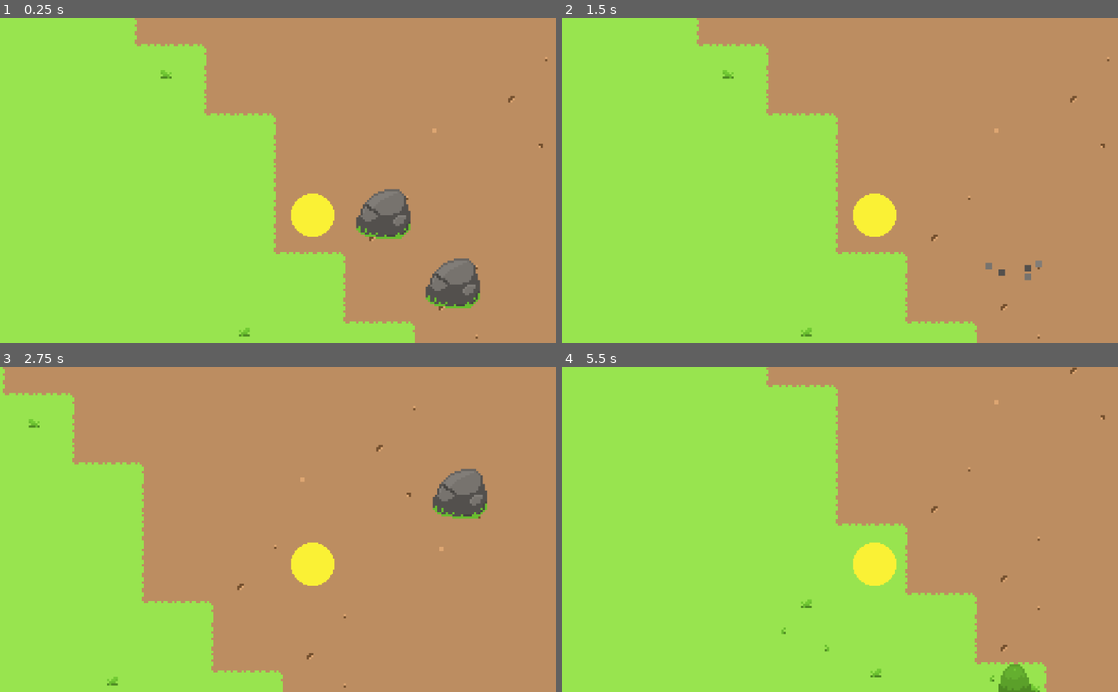
Above: before the commit, frames 1-4 (two rows, left to right).
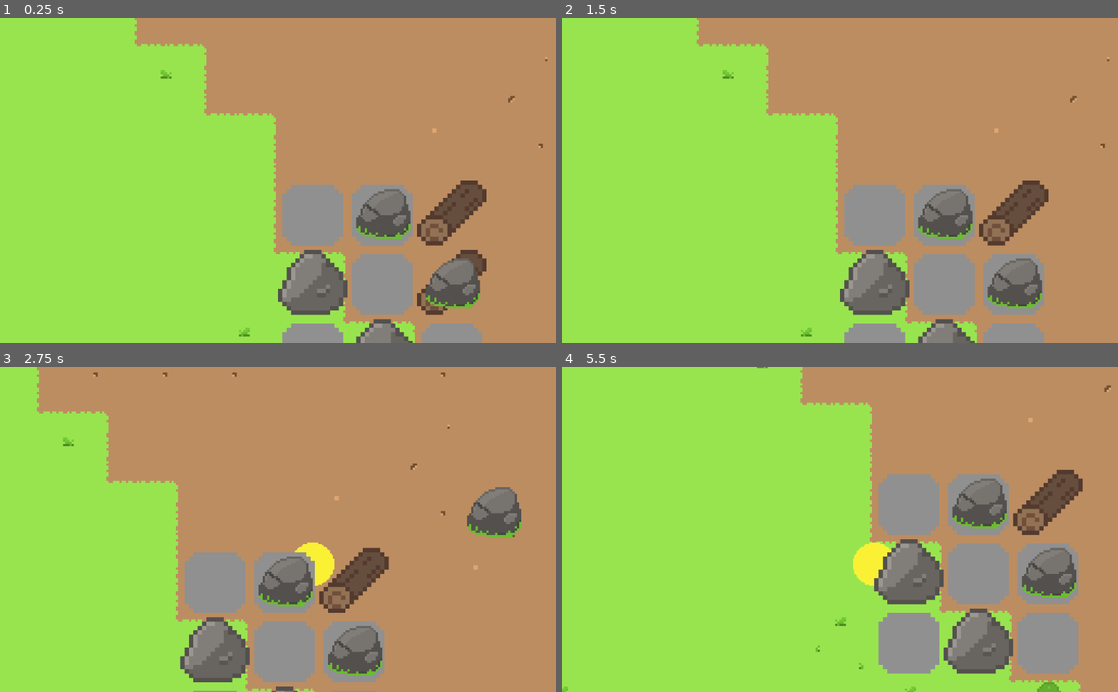
Above: after the commit, the same moments.

Repository: SkyMudder/Game
Game: Godot game, scene res://Main.tscn
Two runs of this game, one before a commit and one after it. Both use one fixed random seed, a clock stepped at 60 frames per second and the inputs below.
Inputs (mouse positions are in pixels of both pictures, inside the frame that each line leads up to):
- Up to frame 1 (0.25 s): no input
- Up to frame 2 (1.5 s): tap Enter at 0.5 s; drag from (945, 216) to (573, 24) at 0.52 s; tap Space at 1.25 s; drag from (1012, 284) to (578, 34) at 1.27 s
- Up to frame 3 (2.75 s): move the mouse to (333, 458) at 2.02 s; hold Right (ui_right) from 2.03 s (still down); click (333, 458) at 2.17 s
- Up to frame 4 (5.5 s): release Right (ui_right) at 2.75 s; drag from (1017, 493) to (673, 480) at 2.77 s; tap Enter at 3.5 s; move the mouse to (1006, 578) at 3.52 s; hold Left (ui_left) 3.53-4.25 s; click (1006, 578) at 3.67 s; drag from (673, 480) to (1017, 584) at 4.27 s; tap Space at 5 s; move the mouse to (867, 529) at 5.02 s; hold Down (ui_down) from 5.03 s (still down); click (867, 529) at 5.17 s

The runs differ from the first frame. In frame 1, 9.9% of the frame differs, in the area x 50-88%, y 50-100%; in frame 2, 13%; in frame 3, 19%; in frame 4, 21%, in the area x 0-99%, y 0-100%.

Commit message:
Added Inventory System for Item management. Inventory is not yet instanced and Resources from World do not get added either.

Diff:
--- a/Autoload/WorldVariables.gd
+++ b/Autoload/WorldVariables.gd
@@ -6,7 +6,7 @@
 const __chunkSizePixels : int = __tileSizePixels * __chunkSizeTiles	# Chunk Size in Enigne Units
 
 var __root : Vector2 = Vector2.ZERO	# Where the first Chunk gets generated
-var __renderDistance : int = 2	# Render distance in Chunks (Must be higher than 1)
+var __renderDistance : int = 5	# Render distance in Chunks (Must be higher than 1)
 var __generatedChunks = []	# Array that stores all generated Chunks
 var __nextToGenerate = []	# Array that stores all the Chunks that are up next
 							# to generate (Neighbours of generated Chunks)
--- a/Inventory/Inventory.gd
+++ b/Inventory/Inventory.gd
@@ -1,19 +1,24 @@
-extends Node
+extends Resource
+class_name Inventory
 
-onready var InventorySlot = load("res://Inventory/InventorySlot.gd")
+signal items_changed(indexes)
 
-var inventorySlots = []
+export(Array, Resource) var items = [null, null, null, null, null, null, null, null, null]
 
-"""Adds new Resources to the Inventory"""
-func add(resourceType, resourceAmount):
-	for x in inventorySlots:	# Make a new Slot if Resource is not already in the Inventory
-		if resourceType == x.getResourceType():
-			x.setResourceAmount(resourceAmount)
-			return
-	var inventorySlot = InventorySlot.new(resourceType, resourceAmount)
-	inventorySlots.push_back(inventorySlot)
+func set(item, itemIndex):
+	var previousItem = items[itemIndex]
+	items[itemIndex] = item
+	emit_signal("items_changed", [itemIndex])
+	return previousItem
 
 func swap(itemIndex, targetItemIndex):
-	var tmp = inventorySlots[targetItemIndex]
-	inventorySlots[targetItemIndex] = inventorySlots[itemIndex]
-	inventorySlots[itemIndex] = tmp
+	var tmp = items[targetItemIndex]
+	items[targetItemIndex] = items[itemIndex]
+	items[itemIndex] = tmp
+	emit_signal("items_changed", [itemIndex, targetItemIndex])
+
+func remove(itemIndex):
+	var previousItem = items[itemIndex]
+	items[itemIndex] = null
+	emit_signal("items_changed", [itemIndex])
+	return previousItem
--- /dev/null
+++ b/Inventory/Inventory.tres
@@ -0,0 +1,9 @@
+[gd_resource type="Resource" load_steps=4 format=2]
+
+[ext_resource path="res://Items/Stone.tres" type="Resource" id=1]
+[ext_resource path="res://Items/Wood.tres" type="Resource" id=2]
+[ext_resource path="res://Inventory/Inventory.gd" type="Script" id=3]
+
+[resource]
+script = ExtResource( 3 )
+items = [ null, null, ExtResource( 2 ), ExtResource( 1 ), null, ExtResource( 2 ), null, ExtResource( 1 ), null ]
--- /dev/null
+++ b/Inventory/InventoryContainer.tscn
@@ -0,0 +1,26 @@
+[gd_scene load_steps=2 format=2]
+
+[ext_resource path="res://Inventory/InventoryDisplay.tscn" type="PackedScene" id=1]
+
+[node name="InventoryContainer" type="ColorRect"]
+anchor_right = 1.0
+anchor_bottom = 1.0
+color = Color( 1, 1, 1, 0 )
+__meta__ = {
+"_edit_use_anchors_": false
+}
+
+[node name="CenterContainer" type="CenterContainer" parent="."]
+anchor_right = 1.0
+anchor_bottom = 1.0
+__meta__ = {
+"_edit_use_anchors_": false
+}
+
+[node name="InventoryDisplay" parent="CenterContainer" instance=ExtResource( 1 )]
+anchor_right = 0.0
+anchor_bottom = 0.0
+margin_left = 464.0
+margin_top = 252.0
+margin_right = 560.0
+margin_bottom = 348.0
--- /dev/null
+++ b/Inventory/InventoryDisplay.gd
@@ -0,0 +1,24 @@
+extends GridContainer
+
+
+var inventory = preload("res://Inventory/Inventory.tres")
+
+func _ready():
+	inventory.connect("items_changed", self, "_on_items_changed")
+	updateInventoryDisplay()
+
+"""Goes through the whole Inventory and updates the Slots"""
+func updateInventoryDisplay():
+	for itemIndex in inventory.items.size():
+		updateInventorySlotDisplay(itemIndex)
+
+"""Updayes an Inventory Slot at a given Index"""
+func updateInventorySlotDisplay(itemIndex):
+	var inventorySlotDisplay = get_child(itemIndex)
+	var item = inventory.items[itemIndex]
+	inventorySlotDisplay.displayItem(item)
+
+"""When Item changes, update the Inventory Slot Display"""
+func _on_items_changed(indexes):
+	for itemIndex in indexes:
+		updateInventorySlotDisplay(itemIndex)
--- /dev/null
+++ b/Inventory/InventoryDisplay.tscn
@@ -0,0 +1,81 @@
+[gd_scene load_steps=3 format=2]
+
+[ext_resource path="res://Inventory/InventorySlotDisplay.tscn" type="PackedScene" id=1]
+[ext_resource path="res://Inventory/InventoryDisplay.gd" type="Script" id=2]
+
+[node name="InventoryDisplay" type="GridContainer"]
+anchor_right = 1.0
+anchor_bottom = 1.0
+custom_constants/vseparation = 0
+custom_constants/hseparation = 0
+columns = 3
+script = ExtResource( 2 )
+__meta__ = {
+"_edit_use_anchors_": false
+}
+
+[node name="InventorySlotDisplay" parent="." instance=ExtResource( 1 )]
+anchor_right = 0.0
+anchor_bottom = 0.0
+margin_right = 341.0
+margin_bottom = 200.0
+
+[node name="InventorySlotDisplay2" parent="." instance=ExtResource( 1 )]
+anchor_right = 0.0
+anchor_bottom = 0.0
+margin_left = 341.0
+margin_right = 682.0
+margin_bottom = 200.0
+
+[node name="InventorySlotDisplay3" parent="." instance=ExtResource( 1 )]
+anchor_right = 0.0
+anchor_bottom = 0.0
+margin_left = 682.0
+margin_right = 1023.0
+margin_bottom = 200.0
+
+[node name="InventorySlotDisplay4" parent="." instance=ExtResource( 1 )]
+anchor_right = 0.0
+anchor_bottom = 0.0
+margin_top = 200.0
+margin_right = 341.0
+margin_bottom = 400.0
+
+[node name="InventorySlotDisplay5" parent="." instance=ExtResource( 1 )]
+anchor_right = 0.0
+anchor_bottom = 0.0
+margin_left = 341.0
+margin_top = 200.0
+margin_right = 682.0
+margin_bottom = 400.0
+
+[node name="InventorySlotDisplay6" parent="." instance=ExtResource( 1 )]
+anchor_right = 0.0
+anchor_bottom = 0.0
+margin_left = 682.0
+margin_top = 200.0
+margin_right = 1023.0
+margin_bottom = 400.0
+
+[node name="InventorySlotDisplay7" parent="." instance=ExtResource( 1 )]
+anchor_right = 0.0
+anchor_bottom = 0.0
+margin_top = 400.0
+margin_right = 341.0
+margin_bottom = 600.0
+
+[node name="InventorySlotDisplay8" parent="." instance=ExtResource( 1 )]
+anchor_right = 0.0
+anchor_bottom = 0.0
+margin_left = 341.0
+margin_top = 400.0
+margin_right = 682.0
+margin_bottom = 600.0
+
+[node name="InventorySlotDisplay9" parent="." instance=ExtResource( 1 )]
+anchor_right = 0.0
+anchor_bottom = 0.0
+margin_left = 682.0
+margin_top = 400.0
+margin_right = 1023.0
+margin_bottom = 600.0
--- a/Inventory/InventorySlot.gd
+++ /dev/null
@@ -1,25 +0,0 @@
-class_name InventorySlot
-
-
-var __resourceType : int
-var __resourceAmount : int
-
-func _init(resourceType, resourceAmount):
-	self.__resourceType = resourceType
-	self.__resourceAmount = resourceAmount
-
-"""Getters"""
-
-func getResourceType():
-	return __resourceType
-
-func getResourceAmount():
-	return __resourceAmount
-
-"""Setters"""
-
-func setResourceType(type):
-	__resourceType = type
-
-func setResourceAmount(amount):
-	__resourceAmount += amount
--- /dev/null
+++ b/Inventory/InventorySlotDisplay.gd
@@ -0,0 +1,35 @@
+extends CenterContainer
+
+var inventory = preload("res://Inventory/Inventory.tres")
+
+onready var textureRect = get_node("TextureRect")
+onready var emptySlotTexture = preload("res://Items/EmptyInventorySlot.png")
+
+"""Shows a given Item on the UI"""
+func displayItem(item):
+	if item is Item:
+		textureRect.texture = item.texture
+	else:
+		textureRect.texture = emptySlotTexture
+
+func get_drag_data(_position):
+	var itemIndex = get_index()
+	var item = inventory.remove(itemIndex)
+	if item is Item:
+		var data = {}
+		data.item = item
+		data.itemIndex = itemIndex
+		var dragPreview = TextureRect.new()
+		dragPreview.texture = item.texture
+		set_drag_preview(dragPreview)
+		return data
+
+func can_drop_data(_position, data):
+	return data is Dictionary and data.has("item")
+
+func drop_data(_position, data):
+	var itemIndex = get_index()
+	var item = inventory.items[itemIndex]
+	inventory.swap(itemIndex, data.itemIndex)
+	print(itemIndex)
+	inventory.set(data.item, itemIndex)
--- /dev/null
+++ b/Inventory/InventorySlotDisplay.tscn
@@ -0,0 +1,23 @@
+[gd_scene load_steps=3 format=2]
+
+[ext_resource path="res://Items/Wood.png" type="Texture" id=1]
+[ext_resource path="res://Inventory/InventorySlotDisplay.gd" type="Script" id=2]
+
+[node name="InventorySlotDisplay" type="CenterContainer"]
+anchor_right = 1.0
+anchor_bottom = 1.0
+size_flags_horizontal = 3
+size_flags_vertical = 3
+script = ExtResource( 2 )
+__meta__ = {
+"_edit_use_anchors_": false
+}
+
+[node name="TextureRect" type="TextureRect" parent="."]
+margin_left = 496.0
+margin_top = 284.0
+margin_right = 528.0
+margin_bottom = 316.0
+rect_min_size = Vector2( 32, 32 )
+texture = ExtResource( 1 )
+stretch_mode = 6
--- /dev/null
+++ b/Items/Item.gd
@@ -0,0 +1,9 @@
+extends Resource
+class_name Item
+
+export(String) var name
+export(Texture) var texture
+export(int) var amount
+
+func setItemAmount(amount):
+	self.amount += amount
--- /dev/null
+++ b/Items/Stone.tres
@@ -0,0 +1,10 @@
+[gd_resource type="Resource" load_steps=3 format=2]
+
+[ext_resource path="res://Items/Item.gd" type="Script" id=1]
+[ext_resource path="res://Items/Stone.png" type="Texture" id=2]
+
+[resource]
+script = ExtResource( 1 )
+name = "Stone"
+texture = ExtResource( 2 )
+amount = 0
--- /dev/null
+++ b/Items/Wood.tres
@@ -0,0 +1,10 @@
+[gd_resource type="Resource" load_steps=3 format=2]
+
+[ext_resource path="res://Items/Item.gd" type="Script" id=1]
+[ext_resource path="res://Items/Wood.png" type="Texture" id=2]
+
+[resource]
+script = ExtResource( 1 )
+name = "Wood"
+texture = ExtResource( 2 )
+amount = 0
--- a/Main.tscn
+++ b/Main.tscn
@@ -9,6 +9,7 @@
 [ext_resource path="res://TilesetResources/Dirt.png" type="Texture" id=7]
 [ext_resource path="res://TilesetResources/GrassTop.png" type="Texture" id=8]
 [ext_resource path="res://Mouse/MousePointer.tscn" type="PackedScene" id=9]
+[ext_resource path="res://Inventory/InventoryContainer.tscn" type="PackedScene" id=10]
 
 [sub_resource type="TileSet" id=1]
 0/name = "Dirt.png 0"
@@ -281,4 +282,6 @@
 [node name="MousePointer" parent="." instance=ExtResource( 9 )]
 position = Vector2( 16, 16 )
 
+[node name="InventoryContainer" parent="." instance=ExtResource( 10 )]
+
 [connection signal="on_player_moved" from="KinematicBody2D" to="." method="_on_KinematicBody2D_on_player_moved"]
--- a/Scenes/Rock.gd
+++ b/Scenes/Rock.gd
@@ -15,6 +15,6 @@
 		world.add_child(rockBreakingEffect)
 		rockBreakingEffect.global_position = global_position
 		queue_free()
-		if exists == 1:
-			Inventory.add(resourceType, amount)
+		#if exists == 1:
+			#Inventory.add(resourceType, amount)
 		exists = 0
--- a/Scenes/Tree.gd
+++ b/Scenes/Tree.gd
@@ -15,6 +15,6 @@
 		world.add_child(treeBreakingEffect)
 		treeBreakingEffect.global_position = global_position
 		queue_free()
-		if exists == 1:
-			Inventory.add(resourceType, amount)
+		#if exists == 1:
+			#Inventory.add(resourceType, amount)
 		exists = 0
--- a/Scripts/GameManager.gd
+++ b/Scripts/GameManager.gd
@@ -3,7 +3,7 @@
 
 onready var player = get_node("KinematicBody2D")	# Player
 onready var tileMapGrass = get_node("Grass")		# Grass TileMap
-onready var mousePointer = load("res://Sprites/MousePointer.png")	#Mouse Pointer Texture
+onready var mousePointer = preload("res://Sprites/MousePointer.png")	#Mouse Pointer Texture
 
 var root = WorldVariables.getRoot()	# World root
 
--- a/project.godot
+++ b/project.godot
@@ -9,13 +9,19 @@
 config_version=4
 
 _global_script_classes=[ {
-"base": "Reference",
-"class": "InventorySlot",
+"base": "Resource",
+"class": "Inventory",
 "language": "GDScript",
-"path": "res://Inventory/InventorySlot.gd"
+"path": "res://Inventory/Inventory.gd"
+}, {
+"base": "Resource",
+"class": "Item",
+"language": "GDScript",
+"path": "res://Items/Item.gd"
 } ]
 _global_script_class_icons={
-"InventorySlot": ""
+"Inventory": "",
+"Item": ""
 }
 
 [application]
@@ -28,7 +34,6 @@
 
 WorldVariables="*res://Autoload/WorldVariables.gd"
 SpawnRates="*res://Autoload/SpawnRates.gd"
-Inventory="*res://Inventory/Inventory.gd"
 
 [display]
 
Binary file added: Items/EmptyInventorySlot.png
Not shown, added: Items/EmptyInventorySlot.png.import
Binary file added: Items/Stone.png
Not shown, added: Items/Stone.png.import
Binary file added: Items/Wood.png
Not shown, added: Items/Wood.png.import
Not shown: 1 places in Main.tscn that only renumber resources
